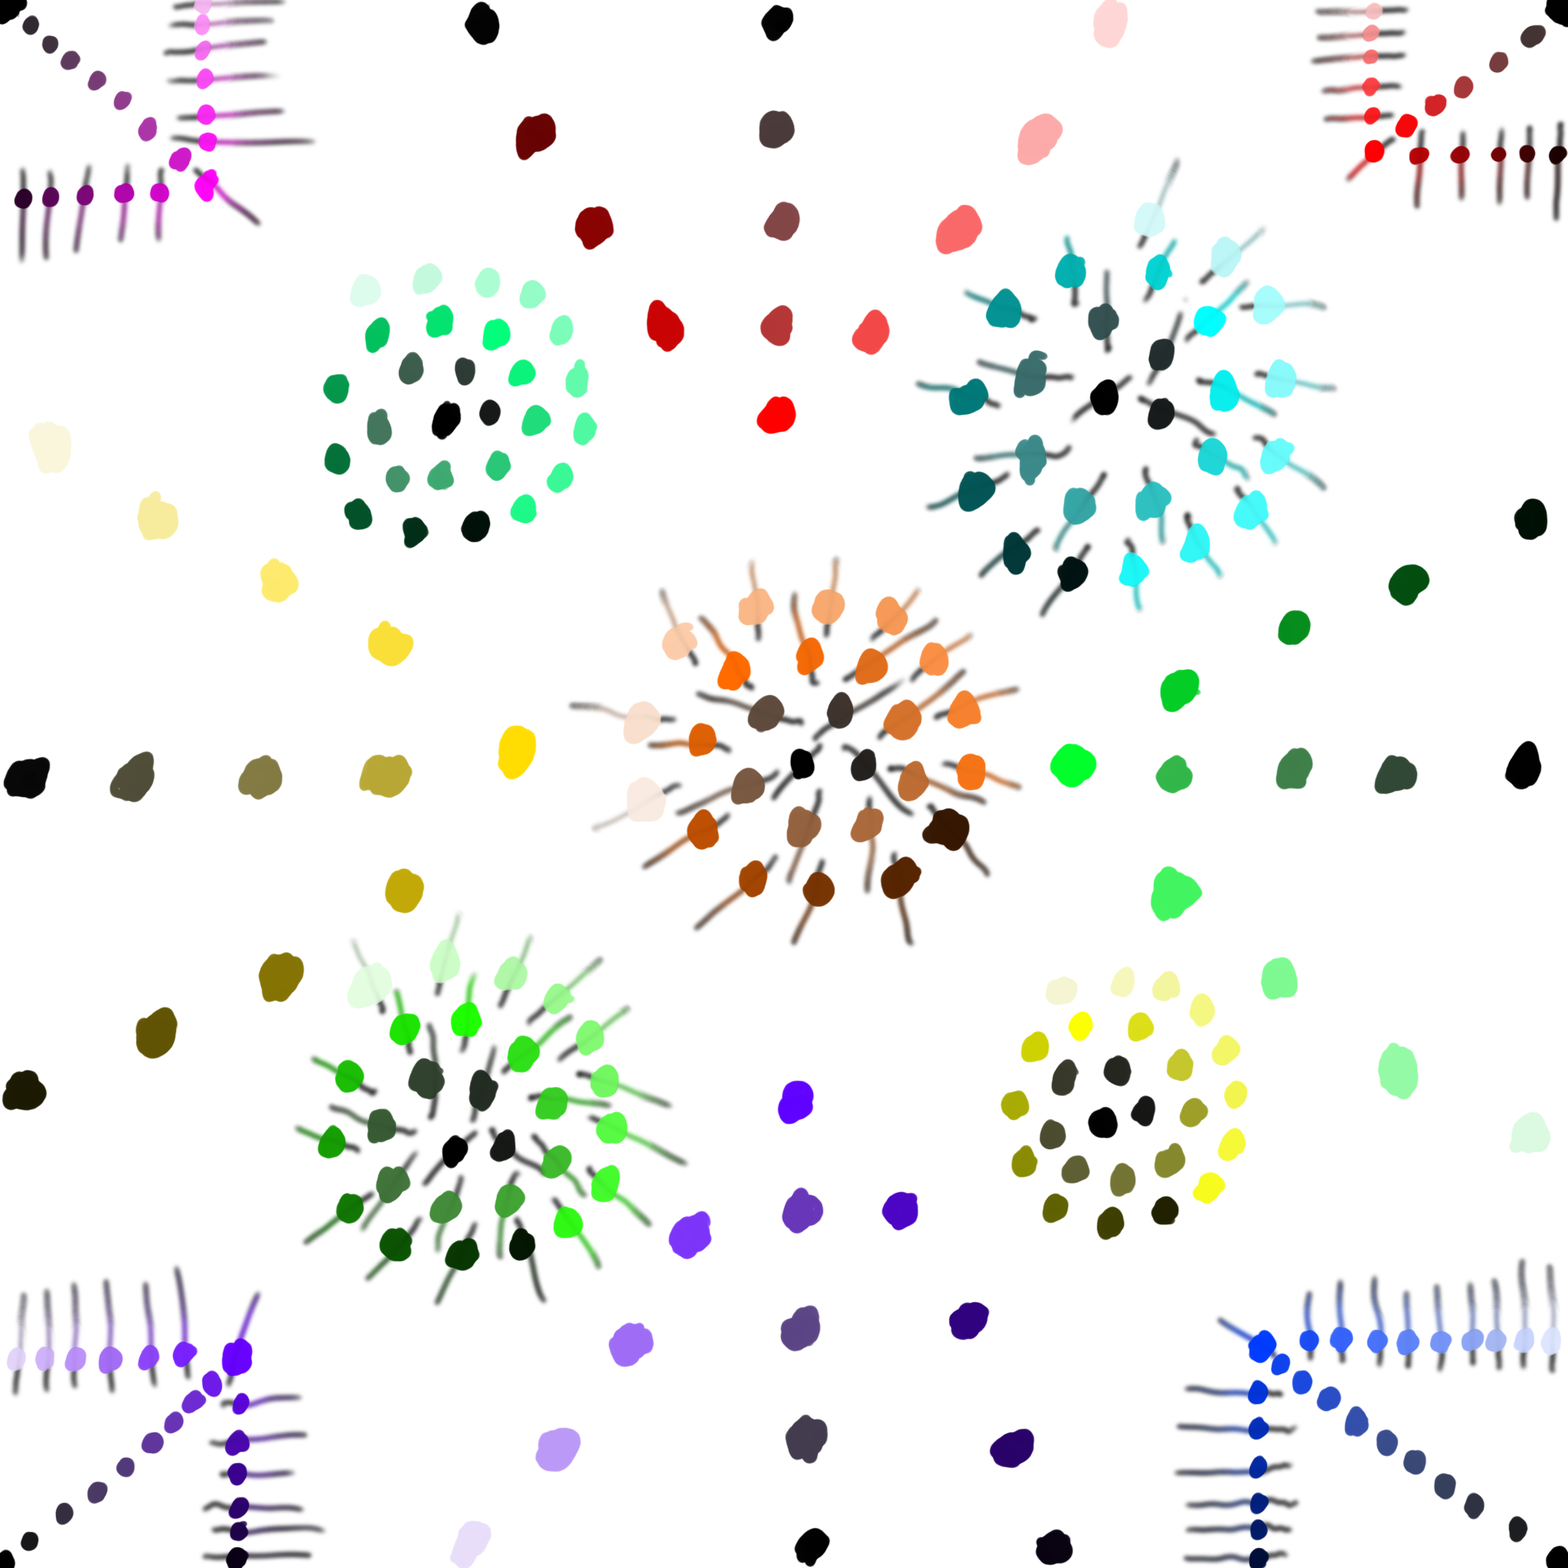
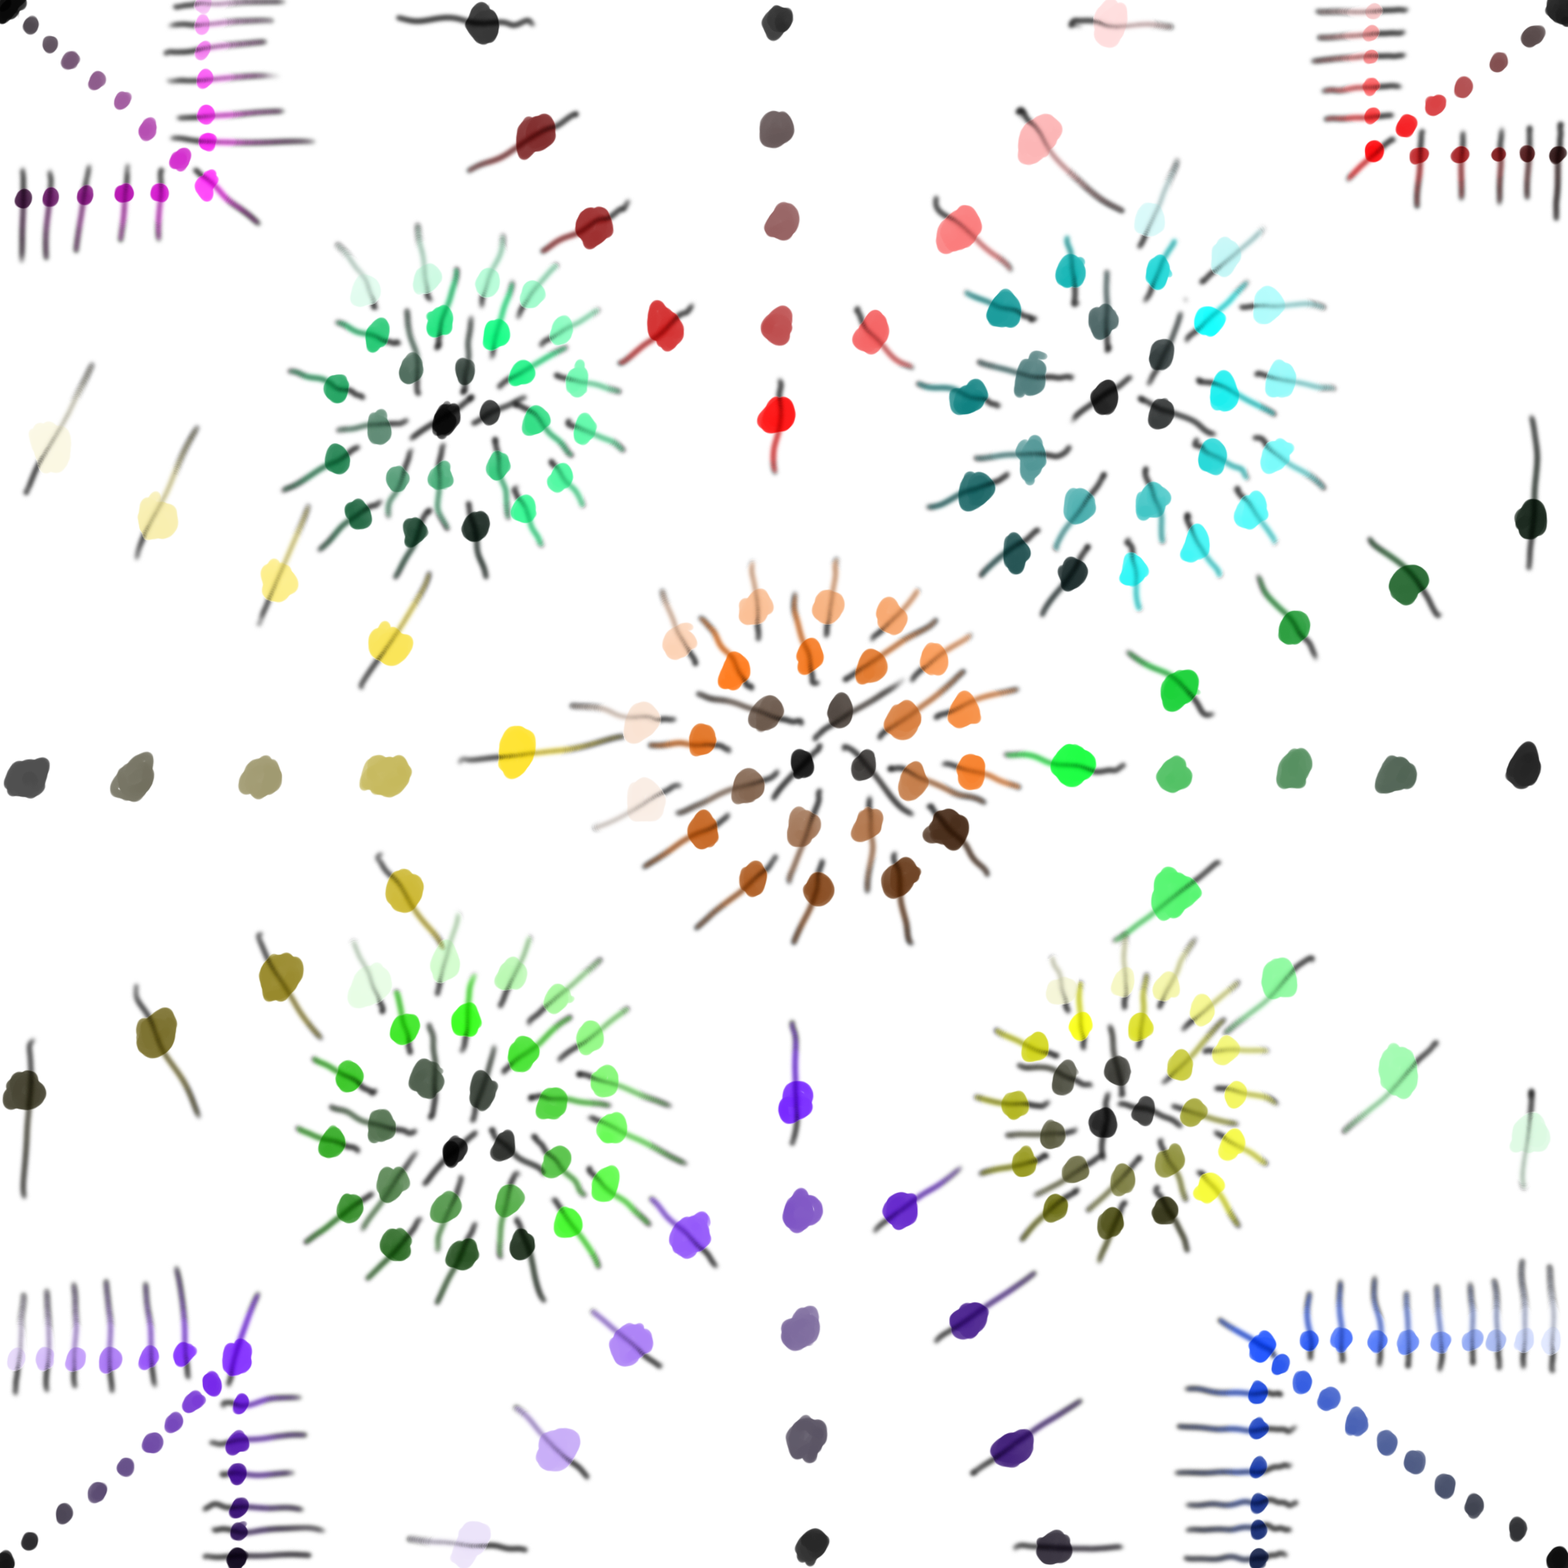
Layer changes from the first 1568 × 1568 image to the second:
hid "SwatchesMixFromWhite50Everything" over [0, 0, 1568, 1568]
painted on "SwatchesMixFromBlack50Everything" over [15, 9, 1546, 1558]
hid "Swatches" over [0, 0, 1568, 1568]